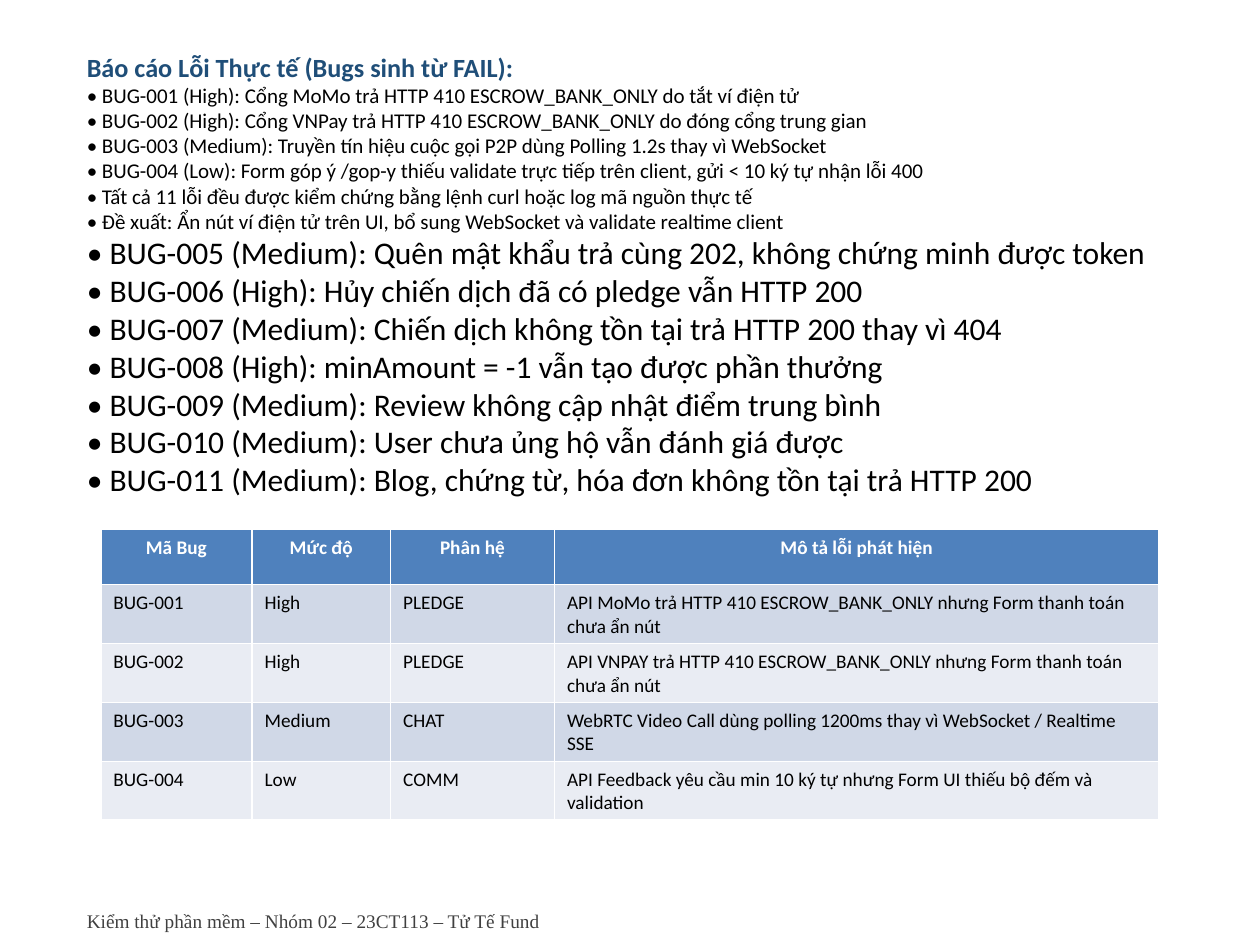
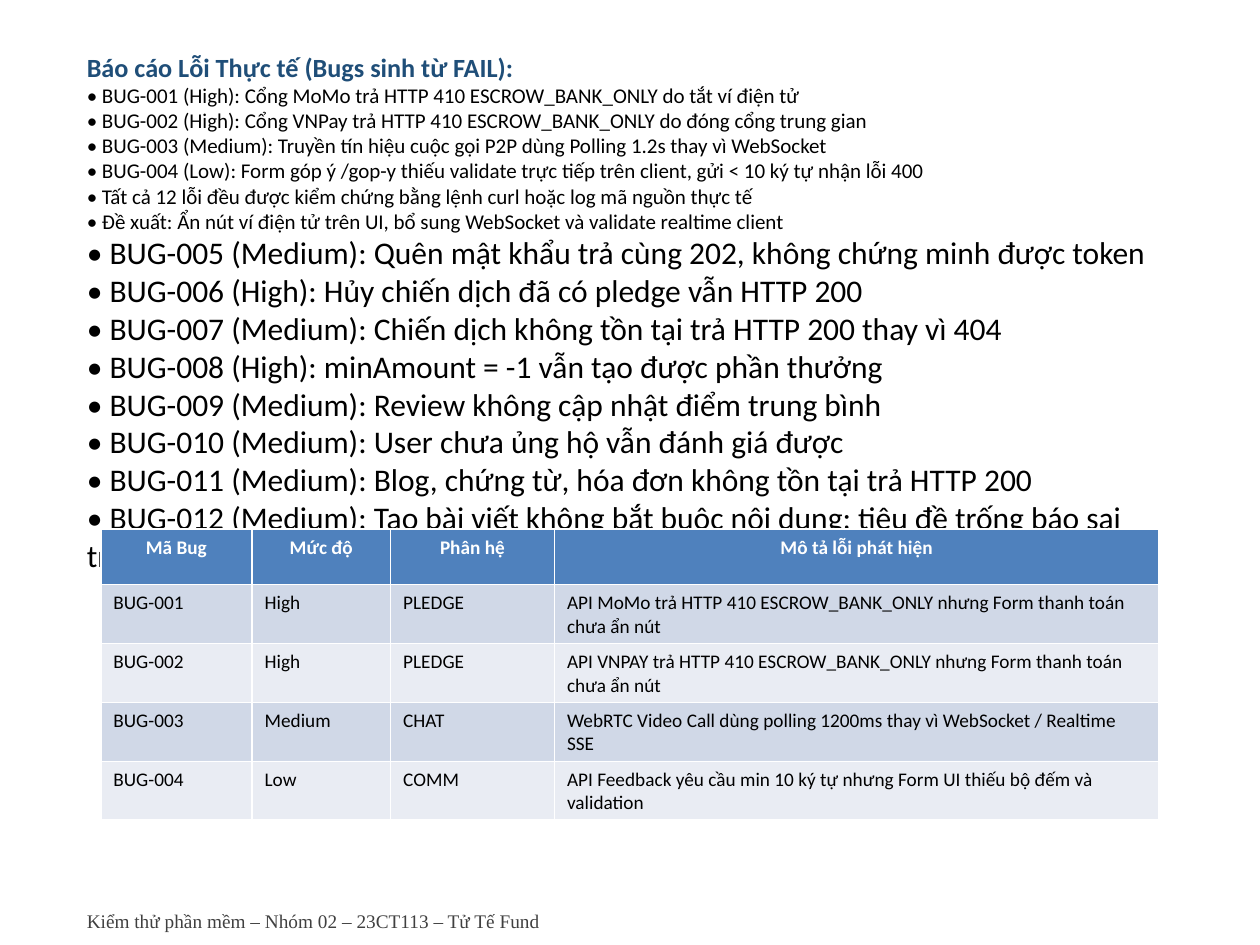
Before and after one commit to Escanor292/test, a slide deck: slide 8 of 23CT113_Nhom02_NenTangCrowdfunding(TuTeFund)/Word+ppt Báo Cáo/Ppt Báo cáo Nhóm 2 - 23CT113.pptx. Drawn at 1260x945 pixels with LibreOffice and Linux fonts; fonts in the diff are those of the drawing. Boxes give left, top, right and bottom in pixels: in the first picture for what was removed or moved away, otherwise in the second. Text is boxed around its words. In the diff, an @@ line names an element or a change of style, - is before the commit and + after.

Commit message:
Bổ sung bằng chứng còn thiếu và chấm lại ca lệch.
Lọc chiến dịch ACTIVE, lưu VietQR và số dư trước/sau đối soát, like kèm bookmark, đọc sổ cái sau khi ghi, khóa tài khoản BANNED. TC_BLOG_006 chuyển FAIL vì nội dung trống vẫn được tạo.

```diff
--- a/23CT113_Nhom02_NenTangCrowdfunding(TuTeFund)/Word+ppt Báo Cáo/Ppt Báo cáo Nhóm 2 - 23CT113.pptx
+++ b/23CT113_Nhom02_NenTangCrowdfunding(TuTeFund)/Word+ppt Báo Cáo/Ppt Báo cáo Nhóm 2 - 23CT113.pptx
@@ text at [102,187,752,210]: text changed @@
-• Tất cả 11 lỗi đều được kiểm chứng bằng lệnh curl hoặc log mã nguồn thực tế
+• Tất cả 12 lỗi đều được kiểm chứng bằng lệnh curl hoặc log mã nguồn thực tế
@@ text at [87,467,1121,574]: text changed @@
-• BUG-011 (Medium): Blog, chứng từ, hóa đơn không tồn tại trả HTTP 200
+• BUG-011 (Medium): Blog, chứng từ, hóa đơn không tồn tại trả HTTP 200
+• BUG-012 (Medium): Tạo bài viết không bắt buộc nội dung; tiêu đề trống báo sai trường thiếu
```
Also in this commit, not shown: 3 other slides changed, 21 other files.
